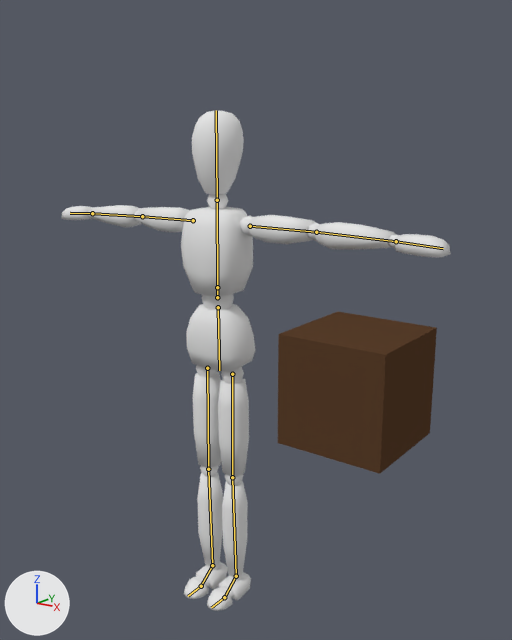
A saved change to the Blender file Assets/Nathan/mannequins/shinytextured.blend.
The view is the same before and after, from a camera (50 mm lens) standing at (9.13, -11.1, 10.02) and looking at (0.58, 0.52, 6.3). The axes (+X, +Y, +Z) are drawn at lower left. The lights are the same throughout. The bones that bend it are drawn over the model as lines.
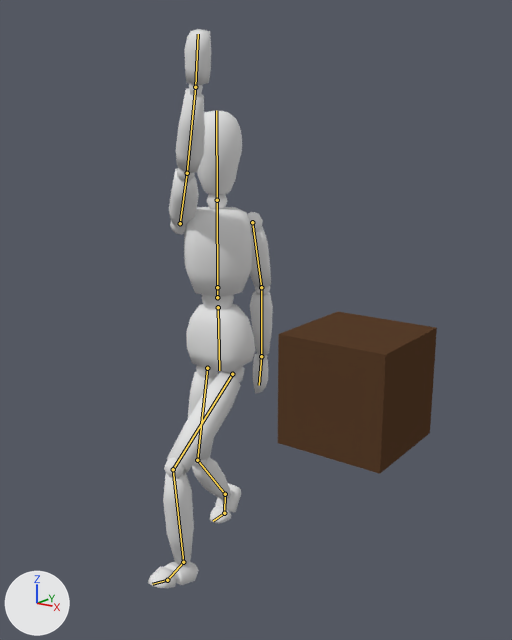
The newer file adds an action. The first version stands in its rest pose; the second is drawn at frame 10 of the action 'Slash'.

Diff of the bpy script that builds the scene:
```diff
--- a/Assets/Nathan/mannequins/shinytextured.blend.py
+++ b/Assets/Nathan/mannequins/shinytextured.blend.py
@@ bone_leg_ik_l @@
 bone_leg_ik_l = bpy.data.objects['Armature'].pose.bones['Leg IK.L']  # child of 'Root'
-bone_leg_ik_l.location = (0.0, 0.0, 0.0)
+bone_leg_ik_l.location = (-0.043, -0.234, 0.165)
@@ bone_leg_ik_r @@
 bone_leg_ik_r = bpy.data.objects['Armature'].pose.bones['Leg IK.R']  # child of 'Root'
-bone_leg_ik_r.location = (0.0, 0.0, 0.0)
+bone_leg_ik_r.location = (-0.163, 0.28, 0.127)
@@ bone_foot_l @@
 bone_foot_l = bpy.data.objects['Armature'].pose.bones['Foot.L']  # child of 'Lower Leg.L'
-bone_foot_l.rotation_quaternion = (1.0, 0.0, 0.0, 0.0)  # degrees (0, 0, 0)
+bone_foot_l.rotation_quaternion = (0.986, 0.169, 0.0, 0.0)  # degrees (19, 0, 0)
@@ bone_foot_r @@
 bone_foot_r = bpy.data.objects['Armature'].pose.bones['Foot.R']  # child of 'Lower Leg.R'
-bone_foot_r.rotation_quaternion = (1.0, 0.0, 0.0, 0.0)  # degrees (0, 0, 0)
+bone_foot_r.rotation_quaternion = (0.907, -0.422, 0.0, 0.0)  # degrees (-50, 0, 0)
@@ bone_toes_r @@
 bone_toes_r = bpy.data.objects['Armature'].pose.bones['Toes.R']  # child of 'Foot.R'
-bone_toes_r.rotation_quaternion = (1.0, 0.0, 0.0, 0.0)  # degrees (0, 0, 0)
+bone_toes_r.rotation_quaternion = (0.917, 0.399, 0.0, 0.0)  # degrees (47, 0, 0)
@@ bone_spine @@
 bone_spine = bpy.data.objects['Armature'].pose.bones['Spine']  # child of 'CoG'
-bone_spine.rotation_quaternion = (1.0, 0.0, 0.0, 0.0)  # degrees (0, 0, 0)
+bone_spine.rotation_quaternion = (0.925, 0.0, 0.38, 0.001)  # degrees (0, 45, 0)
@@ bone_upper_arm_l @@
 bone_upper_arm_l = bpy.data.objects['Armature'].pose.bones['Upper Arm.L']  # child of 'Spine'
-bone_upper_arm_l.rotation_quaternion = (1.0, 0.0, 0.0, 0.0)  # degrees (0, 0, 0)
+bone_upper_arm_l.rotation_quaternion = (0.763, -0.083, 0.1, -0.633)  # degrees (-15, 3, -80)
@@ bone_lower_arm_l @@
 bone_lower_arm_l = bpy.data.objects['Armature'].pose.bones['Lower Arm.L']  # child of 'Upper Arm.L'
-bone_lower_arm_l.rotation_quaternion = (1.0, 0.0, 0.0, 0.0)  # degrees (0, 0, 0)
+bone_lower_arm_l.rotation_quaternion = (0.996, 0.058, -0.005, -0.068)  # degrees (7, 0, -8)
@@ bone_hand_l @@
 bone_hand_l = bpy.data.objects['Armature'].pose.bones['Hand.L']  # child of 'Lower Arm.L'
-bone_hand_l.rotation_quaternion = (1.0, 0.0, 0.0, 0.0)  # degrees (0, 0, 0)
+bone_hand_l.rotation_quaternion = (0.994, -0.11, 0.0, 0.0)  # degrees (-13, 0, 0)
@@ bone_upper_arm_r @@
 bone_upper_arm_r = bpy.data.objects['Armature'].pose.bones['Upper Arm.R']  # child of 'Spine'
-bone_upper_arm_r.rotation_quaternion = (1.0, 0.0, 0.0, 0.0)  # degrees (0, 0, 0)
+bone_upper_arm_r.rotation_quaternion = (0.155, 0.62, 0.658, 0.399)  # degrees (131, -17, 101)
@@ bone_lower_arm_r @@
 bone_lower_arm_r = bpy.data.objects['Armature'].pose.bones['Lower Arm.R']  # child of 'Upper Arm.R'
-bone_lower_arm_r.rotation_quaternion = (1.0, 0.0, 0.0, 0.0)  # degrees (0, 0, 0)
+bone_lower_arm_r.rotation_quaternion = (0.986, 0.152, 0.014, 0.067)  # degrees (18, 0, 8)
@@ bone_hand_r @@
 bone_hand_r = bpy.data.objects['Armature'].pose.bones['Hand.R']  # child of 'Lower Arm.R'
-bone_hand_r.rotation_quaternion = (1.0, 0.0, 0.0, 0.0)  # degrees (0, 0, 0)
+bone_hand_r.rotation_quaternion = (0.993, 0.121, -0.001, 0.0)  # degrees (14, 0, 0)
```

Where the change shows, as pixel boxes [x1, y1, x2, y2] in the pictures (512 x 640 px):
'Cube.002', posed (68% narrower, 12% taller): before [61, 111, 451, 611]; after [148, 29, 273, 588]
bone 'Foot.L', root to tip: before (236, 576) to (224, 597); after (183, 562) to (167, 580)
bone 'Foot.R', root to tip: before (212, 565) to (201, 586); after (225, 494) to (224, 513)
bone 'Toes.R', root to tip: before (201, 586) to (188, 596); after (224, 513) to (213, 521)
bone 'Upper Arm.L', root to tip: before (250, 226) to (316, 232); after (252, 222) to (261, 287)
bone 'Lower Arm.L', root to tip: before (316, 232) to (396, 241); after (261, 287) to (261, 356)
bone 'Hand.L', root to tip: before (396, 241) to (443, 248); after (261, 356) to (259, 385)
bone 'Upper Arm.R', root to tip: before (193, 220) to (142, 216); after (180, 223) to (187, 173)
bone 'Lower Arm.R', root to tip: before (142, 216) to (92, 213); after (187, 173) to (195, 87)
bone 'Hand.R', root to tip: before (92, 213) to (70, 213); after (195, 87) to (198, 34)
